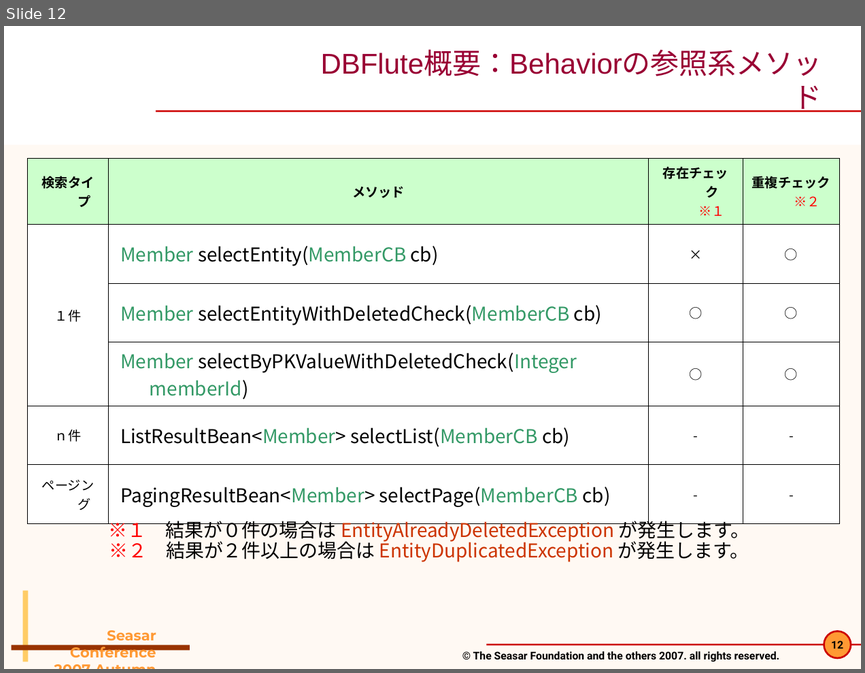
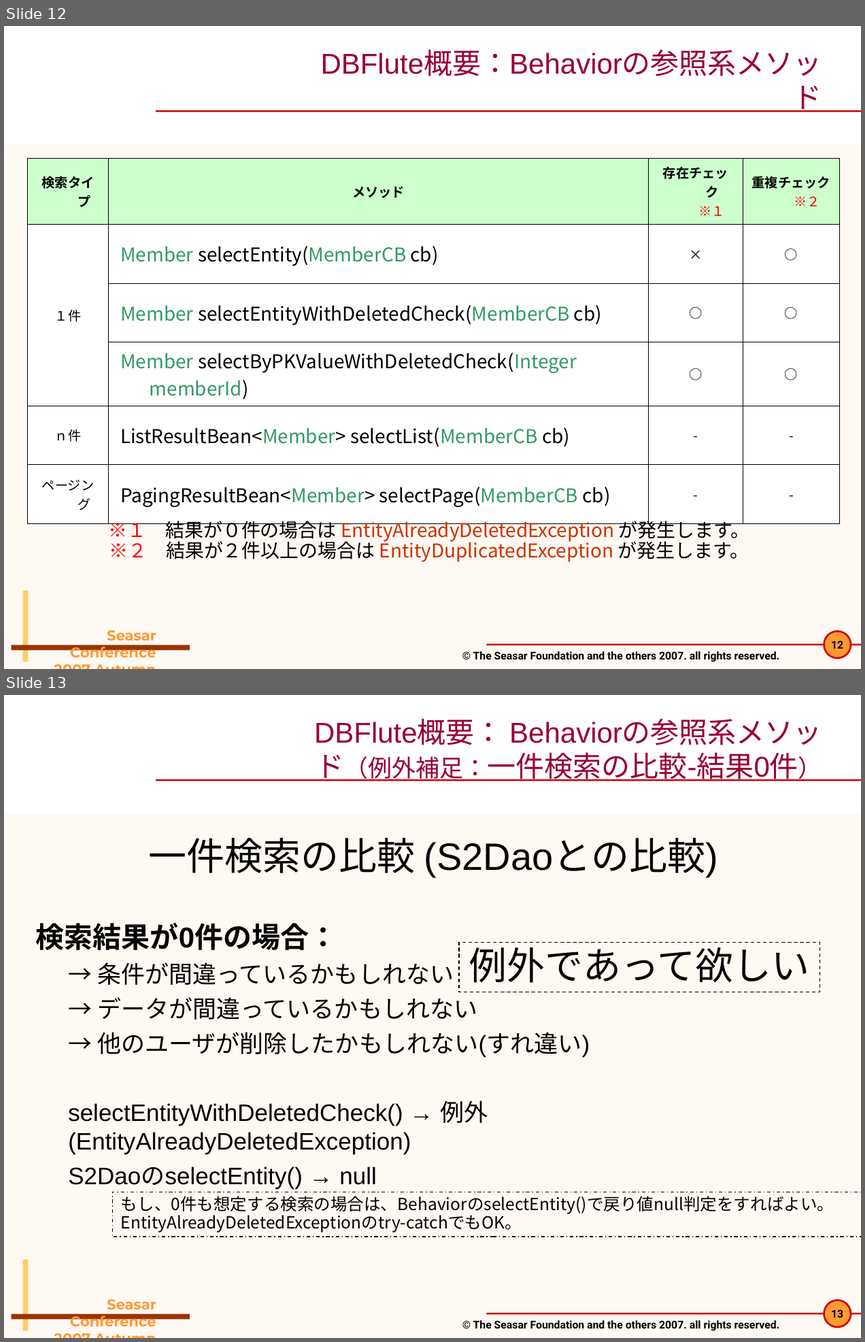
Before and after one commit to seasarorg/dbflute, a slide deck: dbflute/etc/doc/pres/sc2007a_2-DBFlute.ppt. Shown one above the other, each under a label of ours: slide 12 before the commit, slides 12 and 13 after it. The pictures are 865x673 and 865x1342 pixels, drawn with LibreOffice and Linux fonts; fonts in the diff are those of the drawing; background and template pictures are left out. Boxes give left, top, right and bottom in pixels: in the first picture for what was removed or moved away, otherwise in the second. Text is boxed around its words. In the diff, an @@ line names an element or a change of style, - is before the commit and + after.

```diff
--- a/dbflute/etc/doc/pres/sc2007a_2-DBFlute.ppt
+++ b/dbflute/etc/doc/pres/sc2007a_2-DBFlute.ppt
@@ slide 13 added at (x1=4, y1=695, x2=861, y2=1338), background #FFF9F3; not listed: 8 template elements that a slide beside it also shows @@
@@ title added at (x1=314, y1=719, x2=798, y2=781), 24 pt, text #990033 @@
+DBFlute概要： Behaviorの参照系メソッド（例外補足：一件検索の比較-結果0件）
@@ text added at (x1=36, y1=838, x2=718, y2=1189), 20 pt, text #000000 @@
+一件検索の比較 (S2Daoとの比較)
+検索結果が0件の場合：
+→ 条件が間違っているかもしれない
+→ データが間違っているかもしれない
+→ 他のユーザが削除したかもしれない(すれ違い)
+selectEntityWithDeletedCheck() → 例外(EntityAlreadyDeletedException)
+S2DaoのselectEntity() → null
@@ rectangle added at (x1=459, y1=942, x2=820, y2=991), outline #000000 0.74 pt dashed, 32 pt, text #000000 @@
+例外であって欲しい
@@ rectangle added at (x1=112, y1=1192, x2=861, y2=1236), outline #000000 0.74 pt dashed, 14 pt, text #000000 @@
+もし、0件も想定する検索の場合は、BehaviorのselectEntity()で戻り値null判定をすればよい。
+EntityAlreadyDeletedExceptionのtry-catchでもOK。
```
Also in this commit, not shown: 5 slides changed, 2 other slides added.
